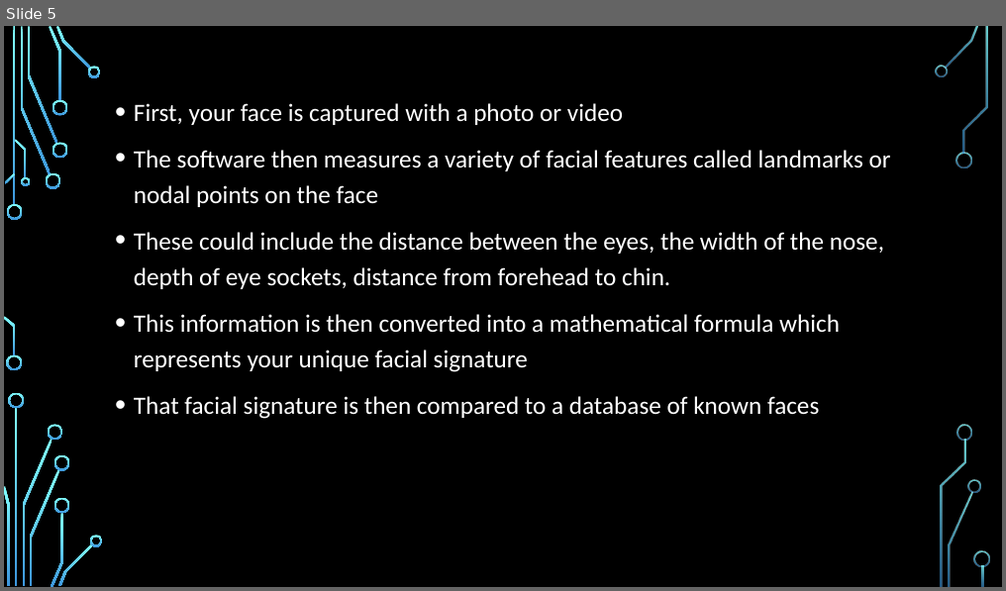
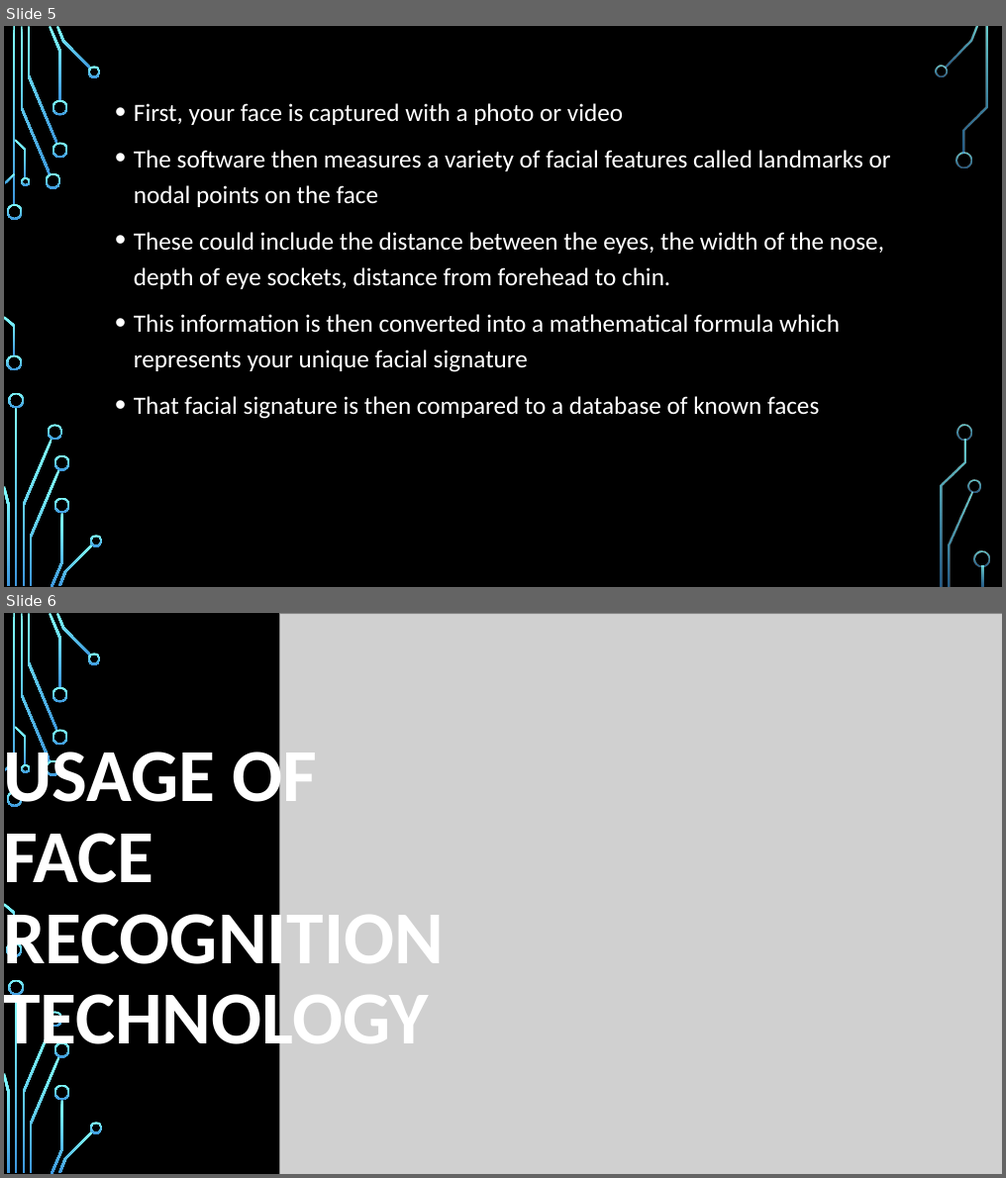
Before and after one commit to Rohit20Raj/Attendance-Project, a slide deck: Attendance using Facial Recognition.pptx. Shown one above the other, each under a label of ours: slide 5 before the commit, slides 5 and 6 after it. The pictures are 1006x591 and 1006x1178 pixels, drawn with LibreOffice and Linux fonts; fonts in the diff are those of the drawing; grey boxes stand for pictures; background and template pictures are left out. Boxes give left, top, right and bottom in pixels: in the first picture for what was removed or moved away, otherwise in the second. Text is boxed around its words. In the diff, an @@ line names an element or a change of style, - is before the commit and + after.

```diff
--- a/Attendance using Facial Recognition.pptx
+++ b/Attendance using Facial Recognition.pptx
@@ slide 6 added at (x1=4, y1=613, x2=1002, y2=1174), background picture (left out); not listed: 31 template elements that a slide beside it also shows @@
@@ picture added at (x1=280, y1=613, x2=1002, y2=1174) @@
@@ title added at (x1=4, y1=740, x2=444, y2=1061), 72 pt, text #FFFFFF, bold @@
+USAGE OF
+FACE RECOGNITION
+TECHNOLOGY
```
Also in this commit, not shown: 1 other slide added, 1 slide removed, 1 other file.
